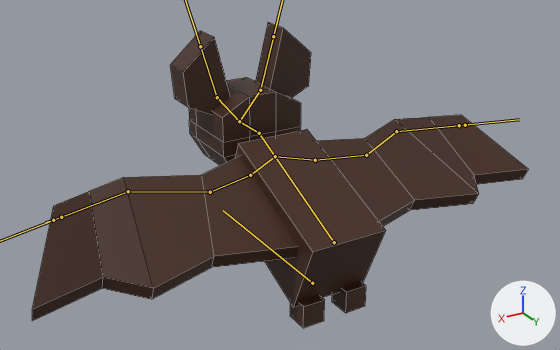
One commit to the FBX model MayaGame/Assets/Images/bat_minifig_animations_2.fbx: the scene before it, then after it.
Camera for both pictures: a 50 mm camera at (9.27, 14.47, 8.41) aimed at (-0.05, -1.07, 0.64). Lighting does not change. The marker at lower right points along +X, +Y and +Z. Both versions are drawn at frame 1 of the action 'Armature|Idle'; the numbers are the values there. The bones that bend it are drawn over the model as lines. Mesh edges are drawn as thin lines.

In view in the first picture: 'Body'.
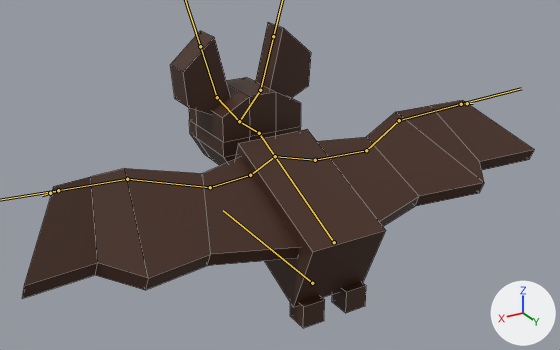
What differs and where, as boxes (x1, y1, x2, y2) in the pictures (560 x 350 px):
'Body', posed: before (32, 23, 528, 328); after (22, 23, 534, 328)
bone 'Elbow R', root to tip: before (315, 160) to (366, 155); after (315, 160) to (366, 150)
bone 'Forearm R', root to tip: before (366, 155) to (396, 131); after (366, 150) to (399, 120)
bone 'WingTip R', root to tip: before (396, 131) to (459, 125); after (399, 120) to (461, 104)
bone 'Elbow L', root to tip: before (250, 175) to (210, 192); after (250, 175) to (210, 187)
bone 'Forearm L', root to tip: before (210, 192) to (128, 191); after (210, 187) to (127, 179)
bone 'WingTip L', root to tip: before (128, 191) to (61, 217); after (127, 179) to (58, 190)

The edits, one by one:
Bone 'Elbow R' (bone_elbow_r) turns from (0, 0, 0) to (-4, 1, -3) degrees about its own x, y and z.
Bone 'Forearm R' (bone_forearm_r) turns from (0, 0, 0) to (-4, -1, 1) degrees about its own x, y and z.
Bone 'WingTip R' (bone_wingtip_r) turns from (0, 0, 1) to (1, 0, -4) degrees about its own x, y and z.
Bone 'Elbow L' (bone_elbow_l) turns from (0, 0, 0) to (-4, -1, 3) degrees about its own x, y and z.
Bone 'Forearm L' (bone_forearm_l) turns from (0, 0, 0) to (-4, 1, -1) degrees about its own x, y and z.
Bone 'WingTip L' (bone_wingtip_l) turns from (0, 0, -1) to (1, 0, 4) degrees about its own x, y and z.
